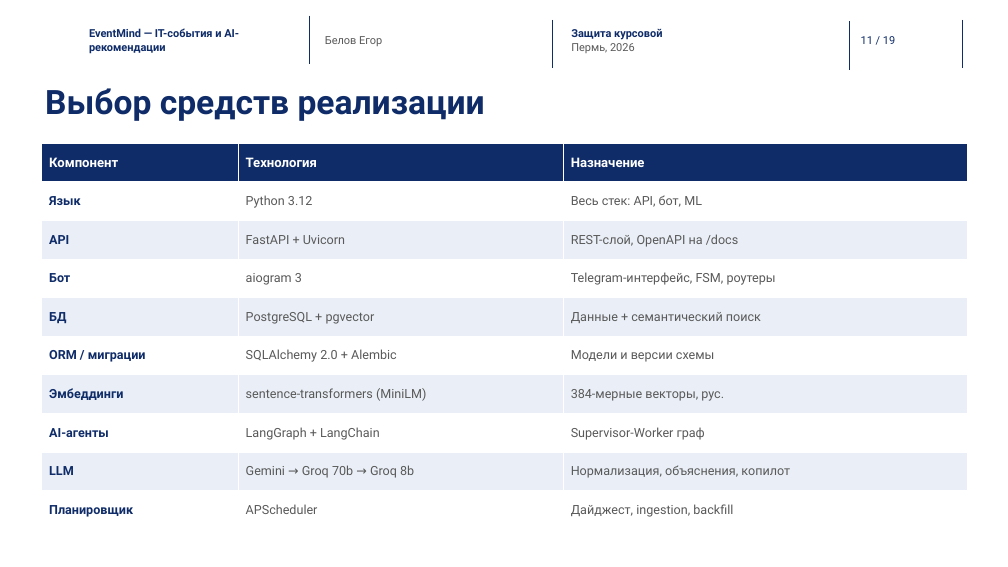
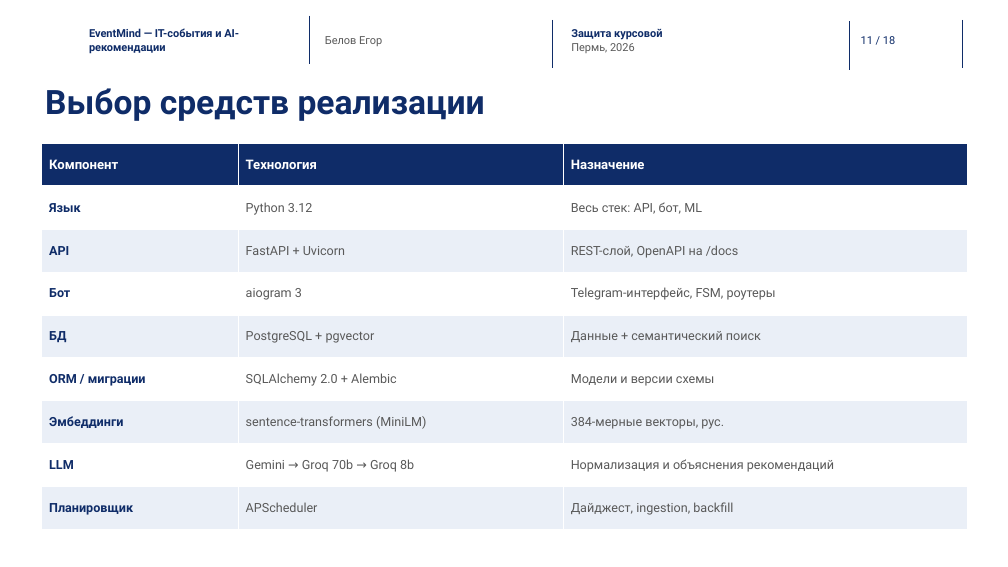
Before and after one commit to EgorBelov/event_mind, a slide deck: slide 11 of docs/Презентация_защита_EventMind.pptx. Drawn at 1008x567 pixels with LibreOffice and Linux fonts; fonts in the diff are those of the drawing; background and template pictures are left out. Boxes give left, top, right and bottom in pixels: in the first picture for what was removed or moved away, otherwise in the second. Text is boxed around its words. In the diff, an @@ line names an element or a change of style, - is before the commit and + after.

```diff
--- a/docs/Презентация_защита_EventMind.pptx
+++ b/docs/Презентация_защита_EventMind.pptx
@@ page number at bbox=[861, 36, 895, 44]: text changed @@
-11 / 19
+11 / 18
@@ table at bbox=[42, 144, 968, 529] @@
-row 8: AI-агенты | LangGraph + LangChain | Supervisor-Worker граф
-row 9: LLM | Gemini → Groq 70b → Groq 8b | Нормализация, объяснения, копилот
+row 8: LLM | Gemini → Groq 70b → Groq 8b | Нормализация и объяснения рекомендаций
```
Also in this commit, not shown: 6 other slides changed, 1 slide removed, 3 other files.
